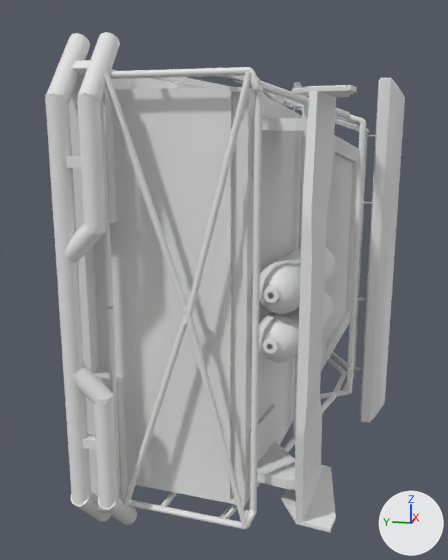
A saved change to the glTF model public/models/car/default/chassis.glb.
Before and after are seen from a 50 mm camera at (-2.23, -1.01, 0.39) aimed at (-0.06, -0.58, -0.15). The lights are fixed; the arrows at lower right show +X, +Y and +Z. The first picture is the older version. Where no turn or scale is listed for an object, it has been applied to the vertices. Vertices at exactly the same position are counted once.

The first picture shows 'shadeBlack.001', 'shadeBlack.002', 'shadeBlack.004', 'shadeBlack.006', 'shadeBlack.028', 'shadeBlack.029', 'shadeBlack.038', 'shadeBlack.039', 'shadeBlack.042', 'shadeBlack.055', 'shadeelevator', 'shadeelevator.001', 'shadeelevator.004' and 29 more.
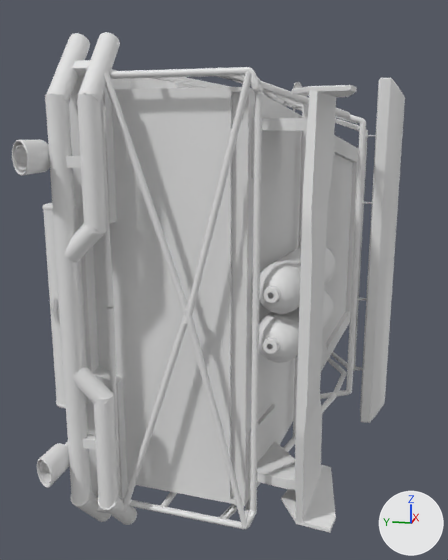
Boxes [x1, y1, x2, y2] around the edits, measured in the pictures (448 x 560 px):
'shadeTransparentLand.001', added: after [12, 139, 89, 488]

Edits to the bpy script that builds the scene:
```text
Change me_cylinder_035:
    where me_cylinder_035.from_pydata(...)  # 160 vertices, 286 faces; spans x -0.357..0.232, y -0.103..0.156, z -0.057..0.041
    used by ob_shadeblack_028; location = (-0.623, -0.897, -0.45)
    me_cylinder_035 part 1: its shading normals changed
Add me_muffler_01_004:
    me_muffler_01_004.from_pydata(...)  # 4336 vertices, 8384 faces; spans x -0.084..0.156, y -0.046..0.034, z -0.097..0.66
Add ob_shadetransparentland_001:
    ob_shadetransparentland_001 = bpy.data.objects.new('shadeTransparentLand.001', me_muffler_01_004)
    ob_shadetransparentland_001.location = (-1.021, -0.378, -0.289)
```
